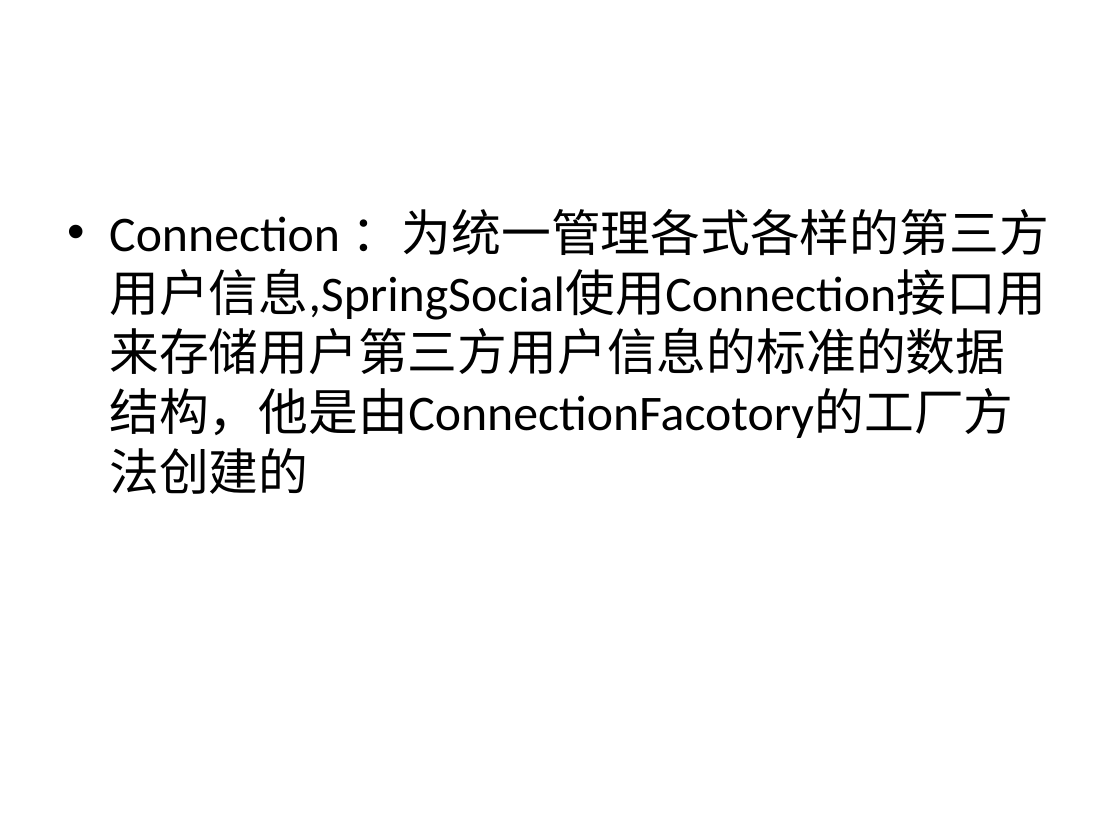
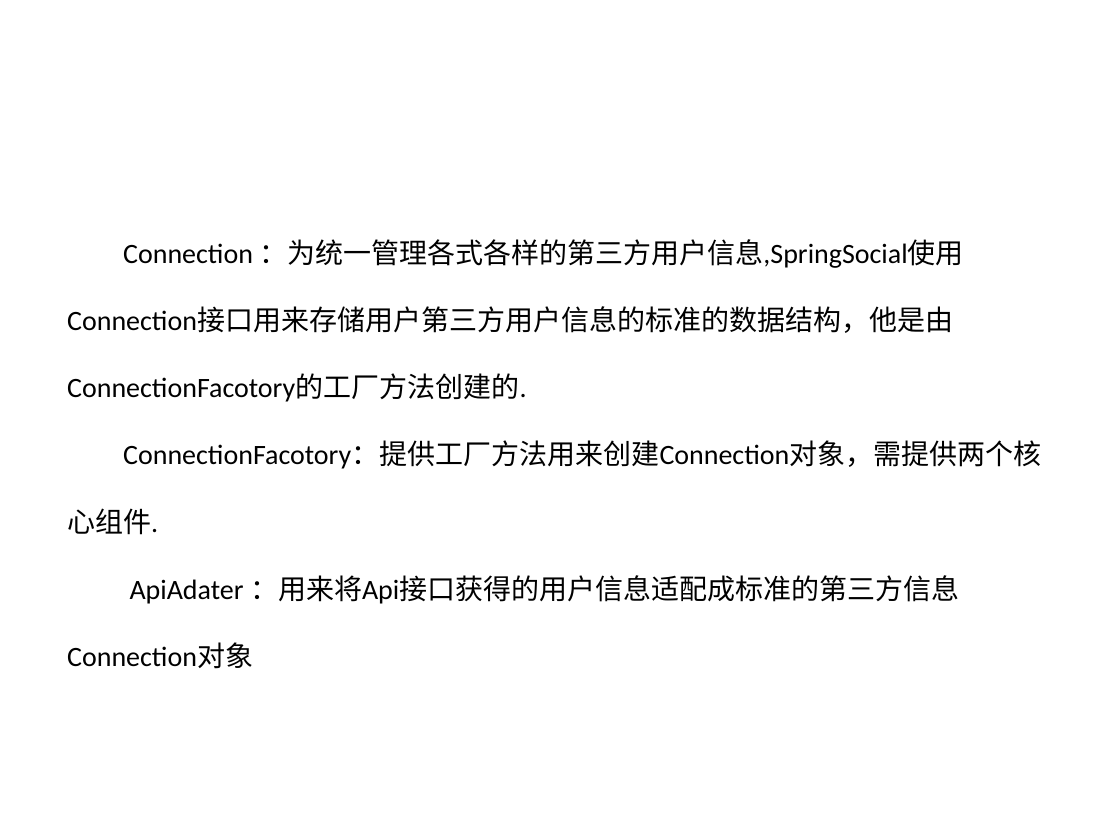
Before and after one commit to wmz6762/security-demo, a slide deck: slide 26 of Spring Security.pptx (slide 25 before the commit). Drawn at 1120x840 pixels with LibreOffice and Linux fonts; fonts in the diff are those of the drawing; background and template pictures are left out. Boxes give left, top, right and bottom in pixels: in the first picture for what was removed or moved away, otherwise in the second. Text is boxed around its words. In the diff, an @@ line names an element or a change of style, - is before the commit and + after.

```diff
--- a/Spring Security.pptx
+++ b/Spring Security.pptx
@@ text at (x1=67, y1=239, x2=1041, y2=604): text changed; size 32 to 18 pt @@
-• Connection ：为统一管理各式各样的第三方用户信息,SpringSocial使用Connection接口用来存储用户第三方用户信息的标准的数据结构，他是由ConnectionFacotory的工厂方法创建的
+Connection ：为统一管理各式各样的第三方用户信息,SpringSocial使用Connection接口用来存储用户第三方用户信息的标准的数据结构，他是由ConnectionFacotory的工厂方法创建的.
+ConnectionFacotory：提供工厂方法用来创建Connection对象，需提供两个核心组件.
+ApiAdater ：用来将Api接口获得的用户信息适配成标准的第三方信息Connection对象
```
Also in this commit, not shown: 11 other slides changed, 6 slides added, 3 slides removed, 6 other files.
